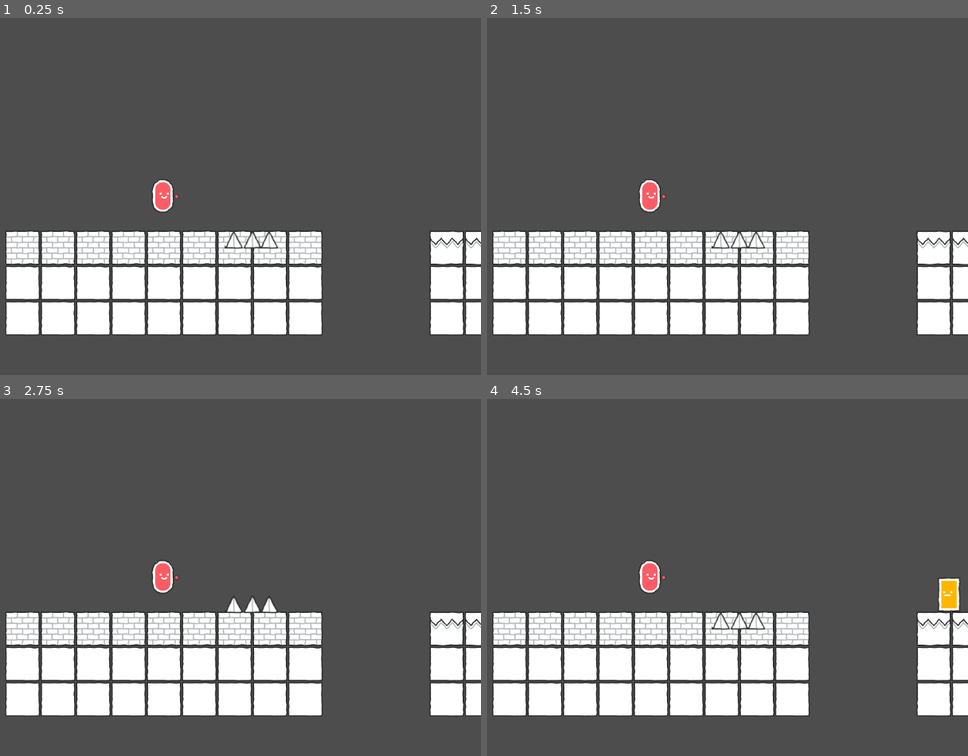
Above: before the commit, frames 1-4 (two rows, left to right).
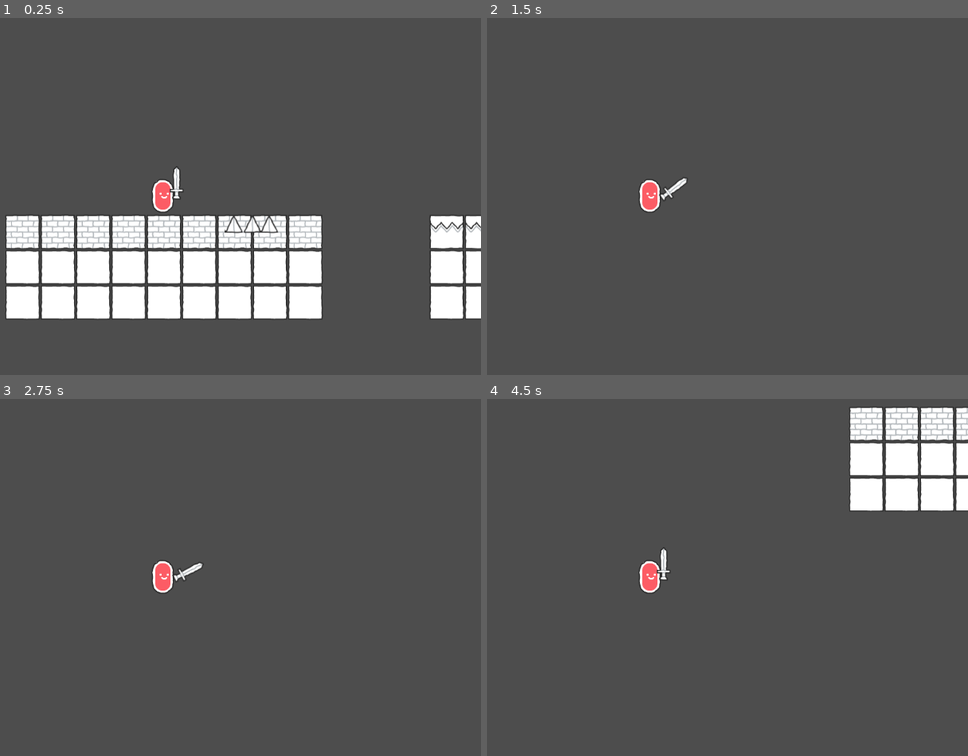
Above: after the commit, the same moments.

Repository: Gaiabuse/PlatformerGodotWork
Game: Godot game, scene res://Game/MiniWorld/miniworld.tscn
Two runs of this game, one before a commit and one after it. Both use one fixed random seed, a clock stepped at 60 frames per second and the inputs below.
Inputs (mouse positions are in pixels of both pictures, inside the frame that each line leads up to):
- Up to frame 1 (0.25 s): no input
- Up to frame 2 (1.5 s): move the mouse to (790, 178) at 0.52 s; hold ] (test_checkpoint) 0.53-1.28 s; hold D (move_right) from 0.53 s (still down); click (790, 178) at 0.6 s; tap Space (jump) at 0.77 s; move the mouse to (520, 214) at 1.27 s; tap ] (test_checkpoint) at 1.35 s
- Up to frame 3 (2.75 s): tap Space (jump) at 1.52 s; tap Tab (switch_weapon, bound only after the commit) at 1.55, 2.1 s; move the mouse to (226, 498) at 2.02 s; release D (move_right) at 2.03 s; hold A (move_left) from 2.03 s (still down); click (226, 498) at 2.3 s
- Up to frame 4 (4.5 s): move the mouse to (616, 648) at 2.77 s; release A (move_left) at 2.78 s; hold D (move_right) 2.78-4.28 s; click (616, 648) at 2.85 s; tap Space (jump) at 3.02, 3.77 s; tap ] (test_checkpoint) at 3.05 s; move the mouse to (842, 631) at 3.52 s; hold ] (test_checkpoint) 3.53-4.28 s; tap Tab (switch_weapon, bound only after the commit) at 3.8, 4.35 s; move the mouse to (outside the picture) at 4.27 s; hold A (move_left) from 4.28 s (still down)

The runs differ from the first frame. In frame 1, 13% of the frame differs, in the area x 1-100%, y 41-89%; in frame 2, 21%; in frame 3, 21%; in frame 4, 28%, in the area x 1-100%, y 2-89%.
Error before the commit: Parse Error: Identifier "checkpoint_var" not declared in the current scope. (res://Game/Player/player.gd:56)

Commit message:
switch weapon system

Diff:
--- a/Game/MiniWorld/miniworld.tscn
+++ b/Game/MiniWorld/miniworld.tscn
@@ -81,7 +81,7 @@
 [node name="Spike" parent="." instance=ExtResource("2_eynu4")]
 position = Vector2(747, 454)
 
-[node name="Ennemy" parent="." node_paths=PackedStringArray("player") instance=ExtResource("8_5sk61")]
+[node name="Ennemy" parent="." node_paths=PackedStringArray("player") groups=["ennemies"] instance=ExtResource("8_5sk61")]
 position = Vector2(1465, 409)
 player = NodePath("../Player")
 speed = 1
--- a/Game/Player/player.gd
+++ b/Game/Player/player.gd
@@ -7,9 +7,12 @@
 @export var max_health: int
 @export var anchor: Node2D
 @export var epee_scene: PackedScene
+@export var laserpistol_scene: PackedScene
 var epee: Sword
+var laser_pistol: Pistol
 var _is_dead: bool = false
 var epee_instantiate: bool = false
+var laserpistol_instantiate: bool = false
 
 var _health: int:
 	set(value):
@@ -40,6 +43,9 @@
 	if Input.is_action_pressed("test_checkpoint"):
 		teleport_to_checkpoint()
 
+	if Input.is_action_just_pressed("switch_weapon"):
+		switch_weapon()
+
 func die():
 	if _is_dead:
 		return
@@ -53,7 +59,7 @@
 		die()
 
 func teleport_to_checkpoint():
-	global_position = checkpoint_var.checkpoint
+	global_position = CheckpointVar.checkpoint
 
 func instantiate_epee() -> void:
 	if epee_instantiate:
@@ -62,5 +68,27 @@
 	epee = epee_scene.instantiate()
 	add_child(epee)
 	epee.global_position = anchor.global_position
+	epee.owner = owner
+	epee_instantiate = true
 
-	epee_instantiate = true
+func instantiate_laserpistol()-> void:
+	if laserpistol_instantiate:
+		return
+	print("instancier")
+	laser_pistol = laserpistol_scene.instantiate()
+	add_child(laser_pistol)
+	laser_pistol.global_position = anchor.global_position
+	laser_pistol.owner = owner
+
+	laserpistol_instantiate = true
+func switch_weapon()->void:
+	if epee_instantiate:
+		epee.queue_free()
+		epee = null
+		instantiate_laserpistol()
+		epee_instantiate = false
+	else:
+		laser_pistol.queue_free()
+		laser_pistol = null
+		instantiate_epee()
+		laserpistol_instantiate = false
--- a/Game/Player/player.tscn
+++ b/Game/Player/player.tscn
@@ -1,9 +1,10 @@
-[gd_scene load_steps=6 format=3 uid="uid://bu8q20n3uc28i"]
+[gd_scene load_steps=7 format=3 uid="uid://bu8q20n3uc28i"]
 
 [ext_resource type="Texture2D" uid="uid://cimjlwn7m4762" path="res://Assets/Default/character_roundRed.png" id="1_m57qa"]
 [ext_resource type="Script" uid="uid://bxc44824lcx63" path="res://Game/Player/player.gd" id="1_s3asc"]
 [ext_resource type="PackedScene" uid="uid://chc517cxir5ct" path="res://Game/Weapons/weapons.tscn" id="2_vytja"]
 [ext_resource type="Texture2D" uid="uid://cj1a4f3elrrpn" path="res://Assets/Default/character_handRed.png" id="3_letr6"]
+[ext_resource type="PackedScene" uid="uid://bjtov1tfngsfm" path="res://Game/Weapons/laser_pistol/laser_pistol.tscn" id="3_segth"]
 
 [sub_resource type="CapsuleShape2D" id="CapsuleShape2D_s3asc"]
 radius = 19.0
@@ -15,6 +16,7 @@
 max_health = 100
 anchor = NodePath("EpeeAnchor/origin")
 epee_scene = ExtResource("2_vytja")
+laserpistol_scene = ExtResource("3_segth")
 metadata/_custom_type_script = "uid://bxc44824lcx63"
 
 [node name="Sprite2D" type="Sprite2D" parent="."]
--- a/Game/Weapons/laser_pistol/laser_pistol.gd
+++ b/Game/Weapons/laser_pistol/laser_pistol.gd
@@ -1,4 +1,4 @@
-extends Node2D
+class_name Pistol extends Node2D
 @export_group("References")
 @export var anchor: Node2D
 @export var bulletScene: PackedScene
@@ -17,16 +17,16 @@
 	var rotation = get_global_mouse_position()
 	rotation.x = global_position.x +100
 	anchor.look_at(rotation)
-	if (Input.is_action_just_pressed("shoot")):
+	if (Input.is_action_just_pressed("attack")):
 		_shoot()
 
 func _shoot() -> void:
 	if (_canShoot && inventory_manager.bullet_number >0):
 		CoolDown.start()
 		var projectile: StaticBody2D = bulletScene.instantiate()
+		owner.add_child(projectile)
 		projectile.global_position = marker.global_position
 		projectile.global_rotation = anchor.global_rotation
-		owner.add_child(projectile)
 		inventory_manager.bullet_number -=1
 		_canShoot = false
 
--- a/Game/Weapons/laser_pistol/laser_pistol.tscn
+++ b/Game/Weapons/laser_pistol/laser_pistol.tscn
@@ -5,11 +5,13 @@
 [ext_resource type="PackedScene" uid="uid://i6pyrv7gdsnj" path="res://Game/Weapons/laser_pistol/bullet/bullet.tscn" id="2_bggnr"]
 
 [node name="LaserPistol" type="Node2D" node_paths=PackedStringArray("anchor", "CoolDown", "marker")]
+position = Vector2(25, 0)
 script = ExtResource("1_w77n0")
 anchor = NodePath("anchor")
 bulletScene = ExtResource("2_bggnr")
 CoolDown = NodePath("Cooldown")
 marker = NodePath("anchor/visual/Marker2D")
+metadata/_custom_type_script = "uid://d1ry864omwonf"
 
 [node name="Cooldown" type="Timer" parent="."]
 wait_time = 0.3
--- a/Game/Weapons/weapons.tscn
+++ b/Game/Weapons/weapons.tscn
@@ -142,6 +142,7 @@
 collision_mask = 8
 monitoring = false
 script = ExtResource("1_7mfnp")
+metadata/_custom_type_script = "uid://bjmr4042sl7cx"
 
 [node name="Sprite2D" type="Sprite2D" parent="."]
 position = Vector2(0, -25)
--- a/project.godot
+++ b/project.godot
@@ -20,8 +20,13 @@
 inventory_manager="*res://Game/Weapons/laser_pistol/Inventory/inventory_manager.gd"
 CheckpointVar="*res://Game/checkpoint/checkpoint_var.gd"
 
+[editor_plugins]
+
+enabled=PackedStringArray("res://addons/GDQuest_GDScript_formatter/plugin.cfg")
+
 [global_group]
 
+ennemies=""
 enemies=""
 obstacles=""
 player=""
@@ -45,14 +50,19 @@
 "events": [Object(InputEventKey,"resource_local_to_scene":false,"resource_name":"","device":-1,"window_id":0,"alt_press …(191 unchanged characters)…
 ]
 }
+attack={
+"deadzone": 0.2,
+"events": [Object(InputEventMouseButton,"resource_local_to_scene":false,"resource_name":"","device":-1,"window_id":0,"alt_pressed":false,"shift_pressed":false,"ctrl_pressed":false,"meta_pressed":false,"button_mask":1,"position":Vector2(236, 11),"global_position":Vector2(245, 59),"factor":1.0,"button_index":1,"canceled":false,"pressed":true,"double_click":false,"script":null)
+]
+}
 test_checkpoint={
 "deadzone": 0.2,
 "events": [Object(InputEventKey,"resource_local_to_scene":false,"resource_name":"","device":-1,"window_id":0,"alt_press …(191 unchanged characters)…
 ]
 }
-shoot={
+switch_weapon={
 "deadzone": 0.2,
-"events": [Object(InputEventMouseButton,"resource_local_to_scene":false,"resource_name":"","device":-1,"window_id":0,"alt_pressed":false,"shift_pressed":false,"ctrl_pressed":false,"meta_pressed":false,"button_mask":1,"position":Vector2(350, 7),"global_position":Vector2(359, 55),"factor":1.0,"button_index":1,"canceled":false,"pressed":true,"double_click":false,"script":null)
+"events": [Object(InputEventKey,"resource_local_to_scene":false,"resource_name":"","device":-1,"window_id":0,"alt_pressed":false,"shift_pressed":false,"ctrl_pressed":false,"meta_pressed":false,"pressed":false,"keycode":0,"physical_keycode":4194306,"key_label":0,"unicode":0,"location":0,"echo":false,"script":null)
 ]
 }
 
